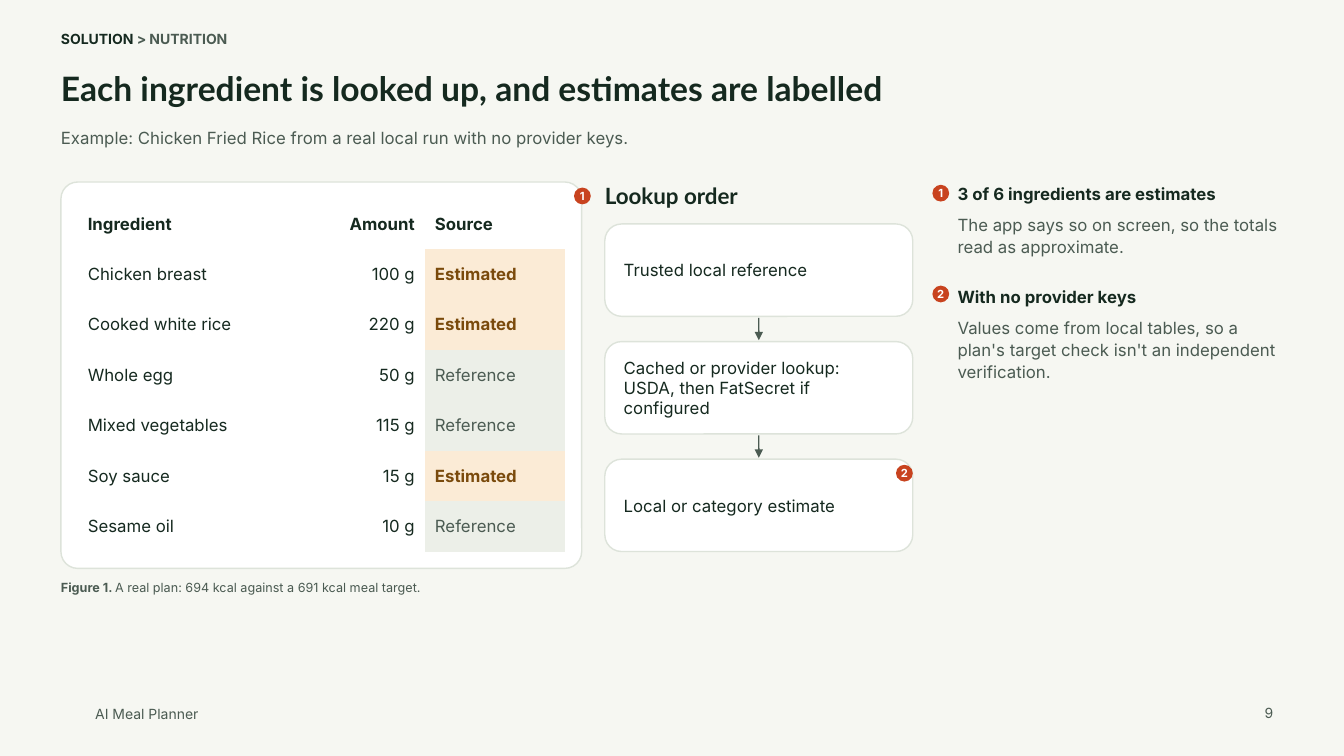
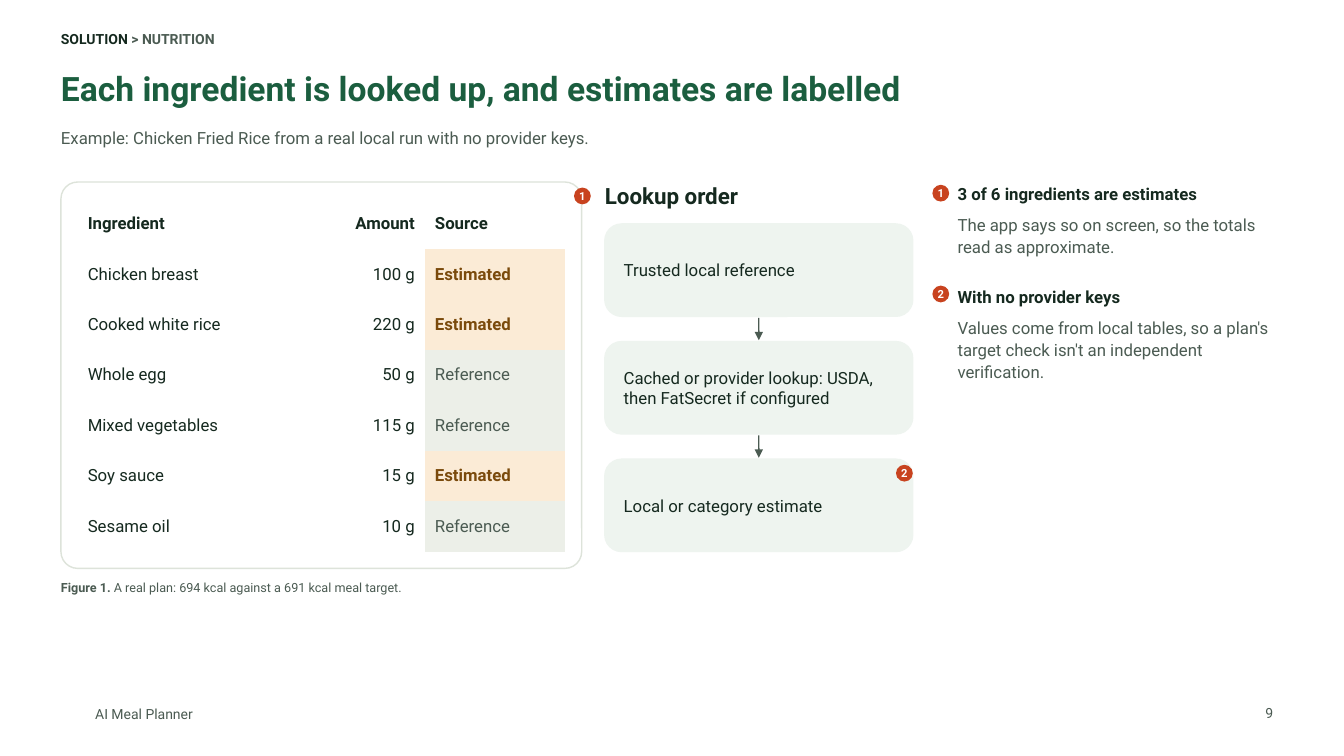
Before and after one commit to tuannm3812/ai-meal-planner, a slide deck: slide 9 of docs/showcase/ai-meal-planner-deck.pptx. Drawn at 1344x756 pixels with LibreOffice and Linux fonts; fonts in the diff are those of the drawing; background and template pictures are left out. Boxes give left, top, right and bottom in pixels: in the first picture for what was removed or moved away, otherwise in the second. Text is boxed around its words. In the diff, an @@ line names an element or a change of style, - is before the commit and + after.

```diff
--- a/docs/showcase/ai-meal-planner-deck.pptx
+++ b/docs/showcase/ai-meal-planner-deck.pptx
@@ background #F6F7F2 to #FFFFFF @@
@@ title "Each ingredient is looked up, ..." at (x1=61, y1=75, x2=900, y2=108): font Lato to Roboto, text colour #15291F to #1B5E3F @@
@@ table at (x1=78, y1=199, x2=565, y2=552) @@
@@ font Inter to Roboto @@
@@ text "Lookup order" at (x1=605, y1=187, x2=738, y2=209): font Lato to Roboto @@
@@ font Inter to Roboto; fill #FFFFFF to #EEF4EF; outline #DDE3DA 1 pt to #EEF4EF 1 pt in 3 elements at (x1=605, y1=224, x2=913, y2=317), (x1=605, y1=342, x2=913, y2=435), (x1=605, y1=460, x2=913, y2=553) @@
@@ font Inter to Roboto in 9 elements at (x1=61, y1=34, x2=215, y2=44), (x1=61, y1=131, x2=589, y2=148), (x1=574, y1=188, x2=591, y2=205), (x1=896, y1=465, x2=913, y2=482), (x1=61, y1=582, x2=401, y2=595), (x1=958, y1=218, x2=1268, y2=378), (x1=933, y1=185, x2=950, y2=202), (x1=1265, y1=708, x2=1273, y2=718), (x1=95, y1=708, x2=193, y2=719) @@
```
Also in this commit, not shown: 12 other slides changed, 1 slide added, 1 slide removed, 9 other files.
